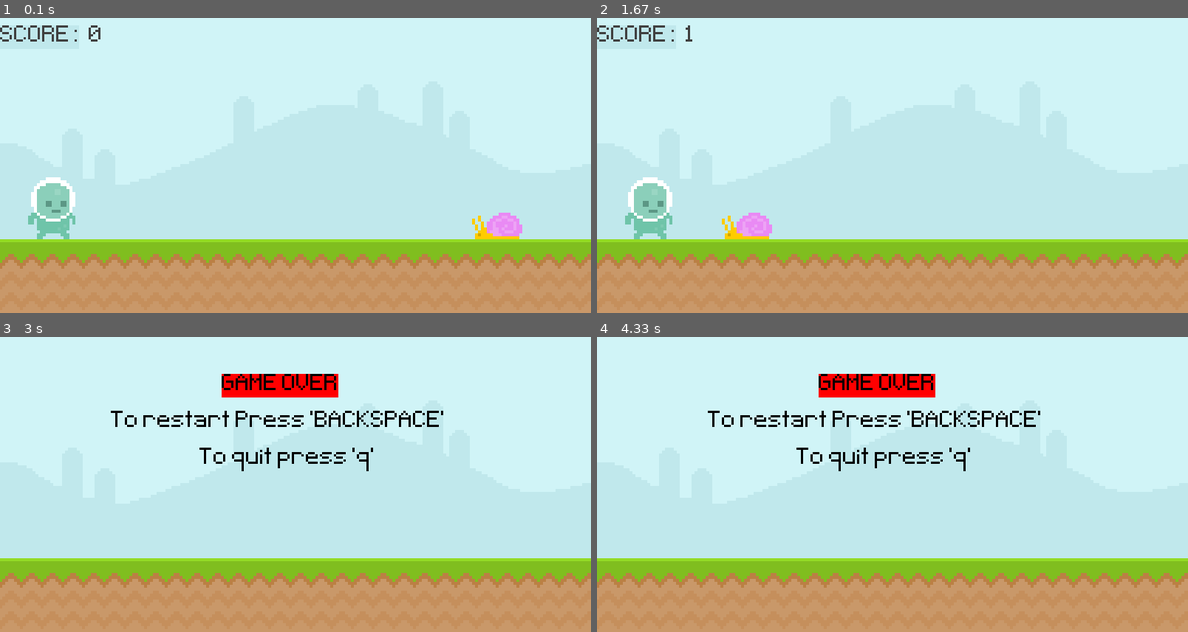
Above: before the commit, frames 1-4 (two rows, left to right).
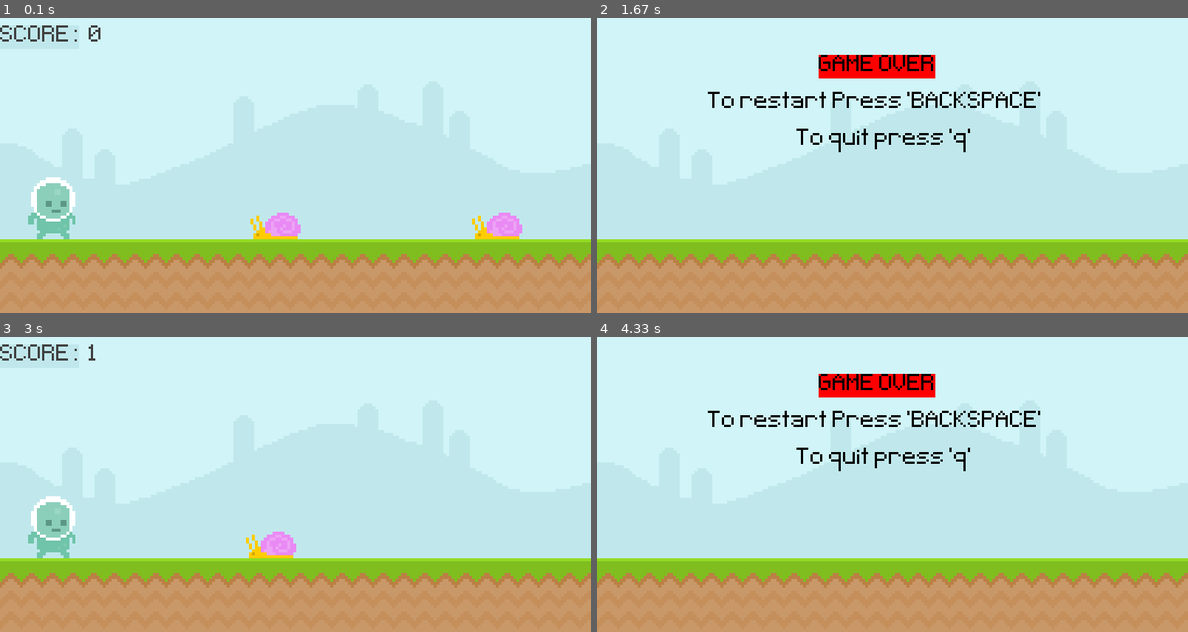
Above: after the commit, the same moments.

Repository: coding-zero-1/Basic-pygame-project
Game: pygame game, started from main.py
Same seed, same stepped clock (60 frames per second), same inputs: the game is played once before the commit and once after it.
Inputs (mouse positions are in pixels of both pictures, inside the frame that each line leads up to):
- Up to frame 1 (0.1 s): no input
- Up to frame 2 (1.67 s): click (650, 206) at 0.38 s
- Up to frame 3 (3 s): hold Backspace 1.67-2.13 s; tap Space at 2.17 s
- Up to frame 4 (4.33 s): tap Space at 3.07, 3.37 s

The runs differ from the first frame. In frame 1, 0.6% of the frame differs, in the area x 42-51%, y 66-75%; in frame 2, 5.0%, in the area x 0-75%, y 2-75%; in frame 3, 5.0%; in frame 4, nothing differs.

Commit message:
added another snail

Diff:
--- a/main.py
+++ b/main.py
@@ -27,6 +27,8 @@
 
 snail_surface = pygame.image.load('Basic-pygame-project/graphics/snail/snail1.png').convert_alpha()
 snail_rectange=snail_surface.get_rect(midbottom=(700,300))
+snail_surface2 = pygame.image.load('Basic-pygame-project/graphics/snail/snail1.png').convert_alpha()
+snail_surface2_rectangle = snail_surface2.get_rect(midbottom =(400,300))
 player_surface = pygame.image.load('Basic-pygame-project/graphics/Player/player_walk_1.png').convert_alpha()
 player_rectangle = player_surface.get_rect(midbottom=(70,300))
 player_gravity = 0
@@ -50,6 +52,7 @@
                 if event.key == pygame.K_BACKSPACE:
                     game_active=True
                     snail_rectange.right =800
+                    snail_surface2_rectangle.right = 400
                     start_time = pygame.time.get_ticks()
                 if event.key == pygame.K_q:
                     pygame.quit()
@@ -61,16 +64,18 @@
         pygame.draw.rect(screen,'#c0e8ec',score_rectangle,6)
         screen.blit(score_surface,score_rectangle)
         screen.blit(snail_surface,snail_rectange)
+        screen.blit(snail_surface2,snail_surface2_rectangle)
         snail_rectange.left-=5
+        snail_surface2_rectangle.left -=5.5
         display_score()
         if snail_rectange.right<0:
             snail_rectange.right=850
+        if snail_surface2_rectangle.right<-100:
+            snail_surface2_rectangle.right=810
         if player_rectangle.left>800:
             player_rectangle.left = -30
-        '''
-        snail_position-=3
-        if snail_position<0:
-            snail_position=800'''
+
+
         player_gravity+=1
         player_rectangle.y += player_gravity
         if player_rectangle.bottom>=300:
@@ -78,6 +83,8 @@
         screen.blit(player_surface,player_rectangle)
 
         if snail_rectange.colliderect(player_rectangle):
+            game_active = False
+        if snail_surface2_rectangle.colliderect(player_rectangle):
             game_active = False
     else:
         screen.blit(sky_surface,(0,0))
